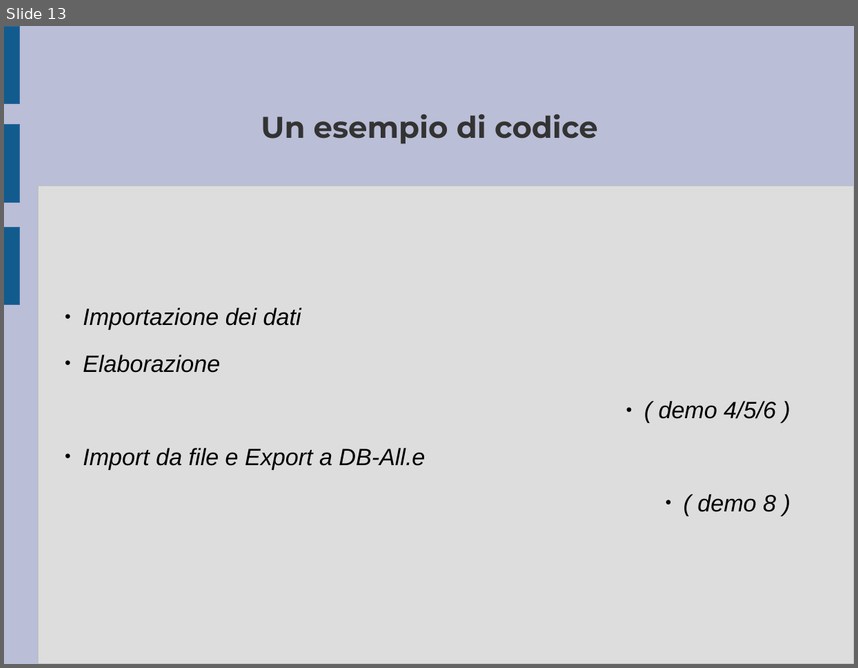
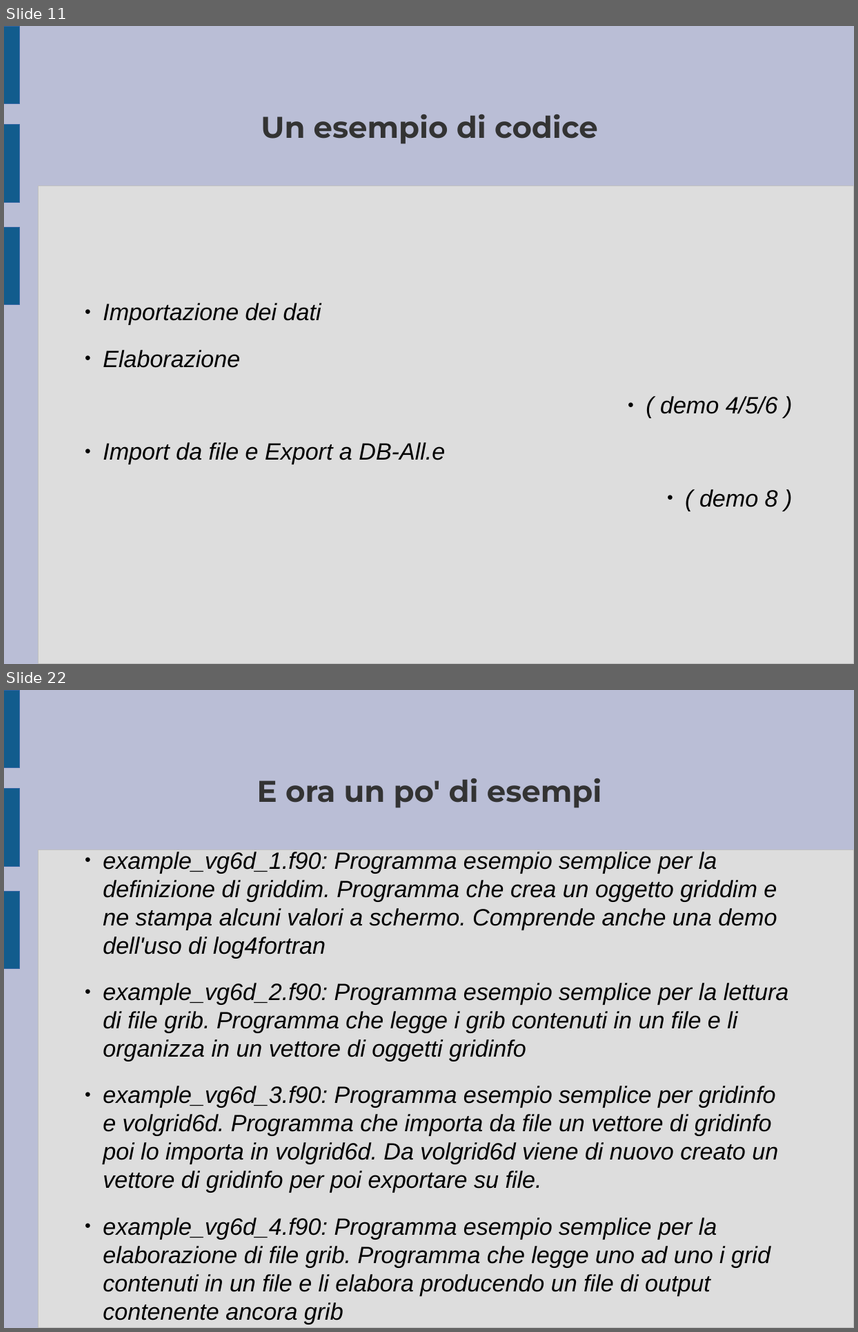
Before and after one commit to ARPA-SIMC/libsim, a slide deck: doc/breve_presentazione.odp. Shown one above the other, each under a label of ours: slide 13 before the commit, slides 11 and 22 after it; the slides between them are not shown. The pictures are 858x668 and 858x1332 pixels, drawn with LibreOffice and Linux fonts; fonts in the diff are those of the drawing. Boxes give left, top, right and bottom in pixels: in the first picture for what was removed or moved away, otherwise in the second. Text is boxed around its words. In the diff, an @@ line names an element or a change of style, - is before the commit and + after.

Commit message:
Versione pronta per la demo al simc

```diff
--- a/doc/breve_presentazione.odp
+++ b/doc/breve_presentazione.odp
@@ slide 22 added at [4,690,854,1328], background #BABED6; not listed: 4 template elements that a slide beside it also shows @@
@@ title added at [257,778,602,808], 28 pt, text #333333, bold @@
+E ora un po' di esempi
@@ subtitle added at [103,851,789,1323], 22 pt, text #000000, italic @@
+  ● example_vg6d_1.f90: Programma esempio semplice per la definizione di griddim. Programma che crea un oggetto griddim e ne stampa alcuni valori a schermo. Comprende anche una demo dell'uso di log4fortran
+  ● example_vg6d_2.f90: Programma esempio semplice per la lettura di file grib. Programma che legge i grib contenuti in un file e li organizza in un vettore di oggetti gridinfo
+  ● example_vg6d_3.f90: Programma esempio semplice per gridinfo e volgrid6d. Programma che importa da file un vettore di gridinfo poi lo importa in volgrid6d. Da volgrid6d viene di nuovo creato un vettore di gridinfo per poi exportare su file.
+  ● example_vg6d_4.f90: Programma esempio semplice per la elaborazione di file grib. Programma che legge uno ad uno i grid contenuti in un file e li elabora producendo un file di output contenente ancora grib
@@ what was slide 13 is now slide 11 @@
@@ slide 11 changed as well @@
@@ subtitle "Importazione dei dati": place and size @@
-subtitle "Importazione dei dati" at [83,308,776,512]
+subtitle "Importazione dei dati" at [103,303,778,507]
@@ subtitle "Importazione dei dati" at [103,303,778,507]: list level 1 to 2 in "Importazione dei dati"; list level 1 to 2 in "Elaborazione"; list level 1 to 2 in "( demo 4/5/6 )"; list level 1 to 2 in "Import da file e Export ..."; list level 1 to 2 in "( demo 8 )" @@
```
Also in this commit, not shown: 7 other slides changed, 11 other slides added, 2 slides removed, 10 other files.
